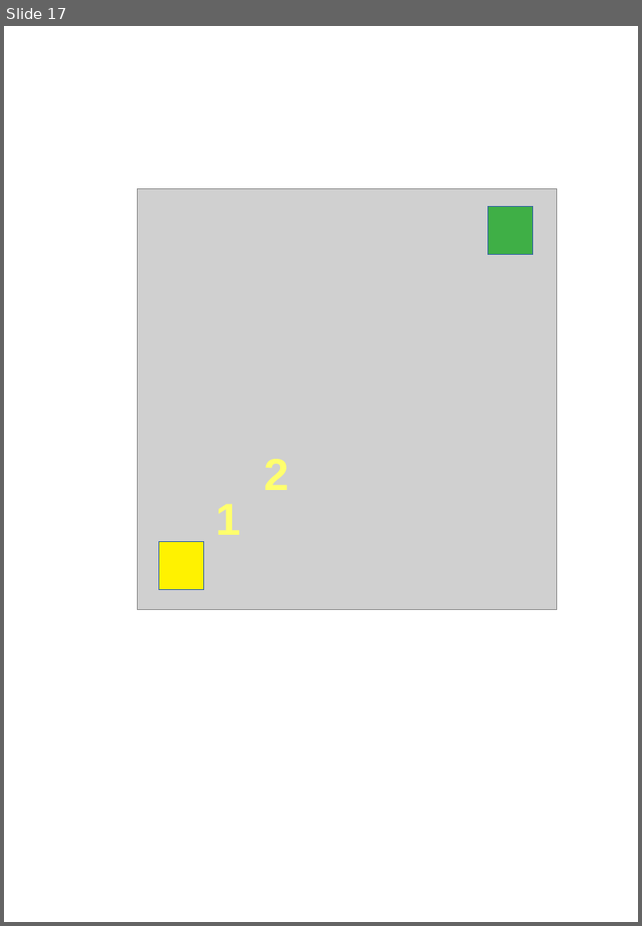
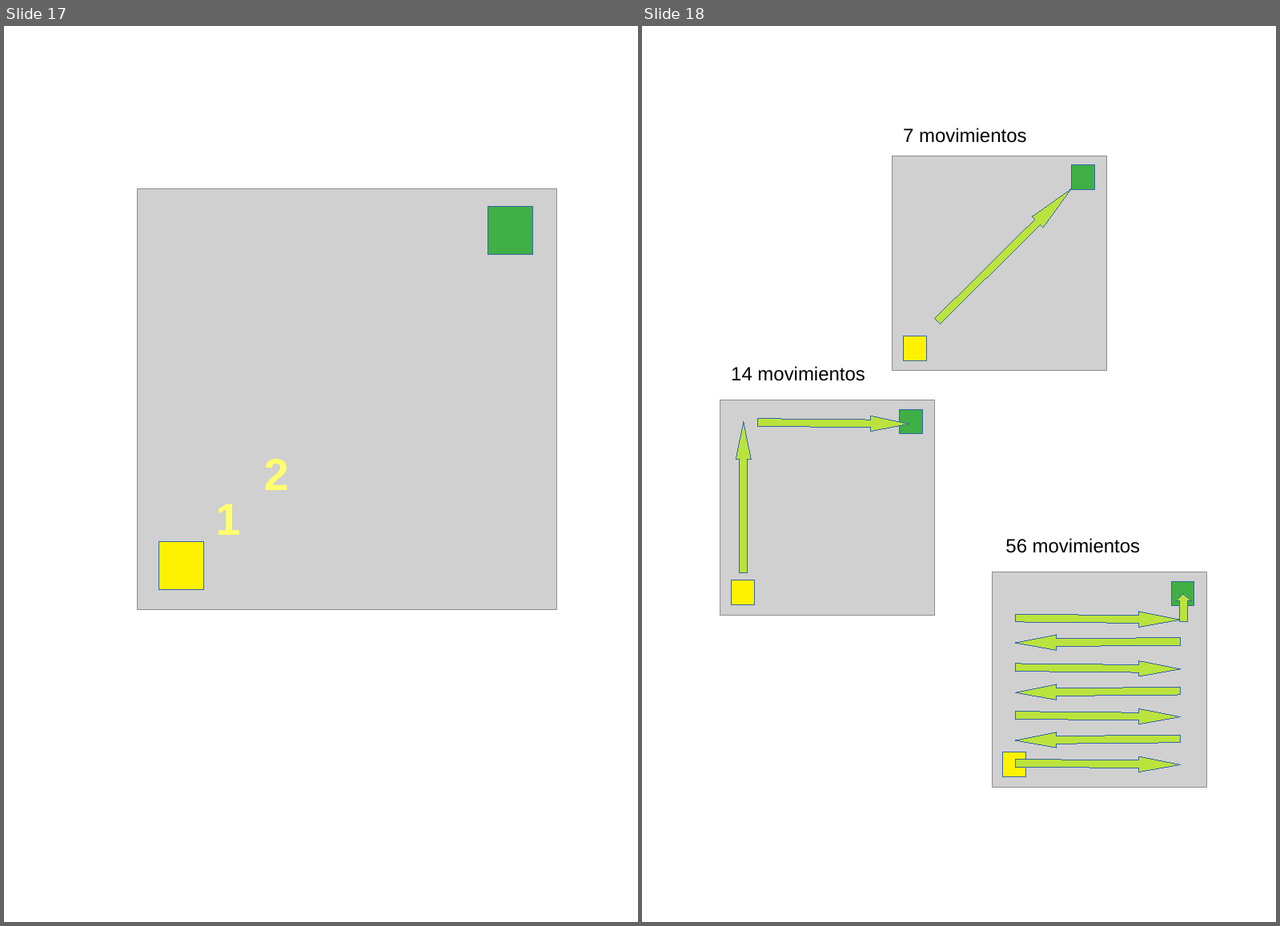
Before and after one commit to fabhrius/La-Cosa, a slide deck: capitulos/5 - Eficiencia y numero de calculos/Eficiencia y numero de calculos.odp. Shown side by side, each under a label of ours: slide 17 before the commit, slides 17 and 18 after it. The pictures are 642x926 and 1280x926 pixels, drawn with LibreOffice and Linux fonts; fonts in the diff are those of the drawing; grey boxes stand for pictures. Boxes give left, top, right and bottom in pixels: in the first picture for what was removed or moved away, otherwise in the second. Text is boxed around its words. In the diff, an @@ line names an element or a change of style, - is before the commit and + after.

```diff
--- a/capitulos/5 - Eficiencia y numero de calculos/Eficiencia y numero de calculos.odp
+++ b/capitulos/5 - Eficiencia y numero de calculos/Eficiencia y numero de calculos.odp
@@ slide 18 added at (x1=642, y1=26, x2=1276, y2=922), background #FFFFFF @@
@@ text added at (x1=903, y1=128, x2=1026, y2=143), 18 pt, text #000000 @@
+7 movimientos
@@ picture added at (x1=892, y1=156, x2=1106, y2=371) @@
@@ rectangle added at (x1=1071, y1=164, x2=1094, y2=189), fill #3FAF46, outline #3465A4 0 pt @@
@@ up arrow added at (x1=932, y1=184, x2=1076, y2=326), fill #BBE33D, outline #3465A4 0 pt @@
@@ rectangle added at (x1=904, y1=336, x2=926, y2=361), fill #FFF200, outline #3465A4 0 pt @@
@@ text added at (x1=731, y1=366, x2=864, y2=381), 18 pt, text #000000 @@
+14 movimientos
@@ picture added at (x1=720, y1=400, x2=935, y2=615) @@
@@ rectangle added at (x1=900, y1=409, x2=923, y2=433), fill #3FAF46, outline #3465A4 0 pt @@
@@ up arrow added at (x1=736, y1=421, x2=751, y2=572), fill #BBE33D, outline #3465A4 0 pt @@
@@ up arrow added at (x1=757, y1=415, x2=908, y2=432), fill #BBE33D, outline #3465A4 0 pt @@
@@ text added at (x1=1005, y1=538, x2=1140, y2=553), 18 pt, text #000000 @@
+56 movimientos
@@ picture added at (x1=992, y1=572, x2=1206, y2=788) @@
@@ rectangle added at (x1=731, y1=580, x2=754, y2=605), fill #FFF200, outline #3465A4 0 pt @@
@@ rectangle added at (x1=1171, y1=581, x2=1194, y2=606), fill #3FAF46, outline #3465A4 0 pt @@
@@ up arrow added at (x1=1175, y1=594, x2=1191, y2=621), fill #BBE33D, outline #3465A4 0 pt @@
@@ up arrow added at (x1=1015, y1=610, x2=1180, y2=627), fill #BBE33D, outline #3465A4 0 pt @@
@@ up arrow added at (x1=1015, y1=633, x2=1180, y2=650), fill #BBE33D, outline #3465A4 0 pt @@
@@ up arrow added at (x1=1015, y1=659, x2=1180, y2=676), fill #BBE33D, outline #3465A4 0 pt @@
@@ up arrow added at (x1=1015, y1=683, x2=1180, y2=700), fill #BBE33D, outline #3465A4 0 pt @@
@@ up arrow added at (x1=1015, y1=708, x2=1180, y2=724), fill #BBE33D, outline #3465A4 0 pt @@
@@ up arrow added at (x1=1015, y1=731, x2=1180, y2=748), fill #BBE33D, outline #3465A4 0 pt @@
@@ rectangle added at (x1=1003, y1=752, x2=1026, y2=777), fill #FFF200, outline #3465A4 0 pt @@
@@ up arrow added at (x1=1015, y1=755, x2=1180, y2=772), fill #BBE33D, outline #3465A4 0 pt @@
```
Also in this commit, not shown: 2 slides changed, 1 slide removed, 20 other files.
